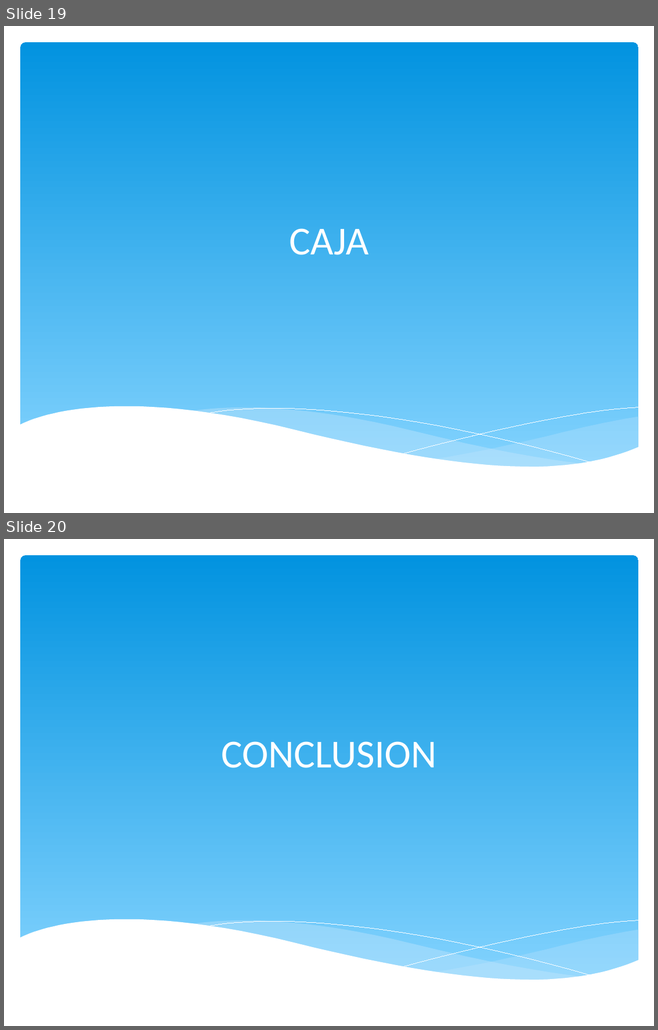
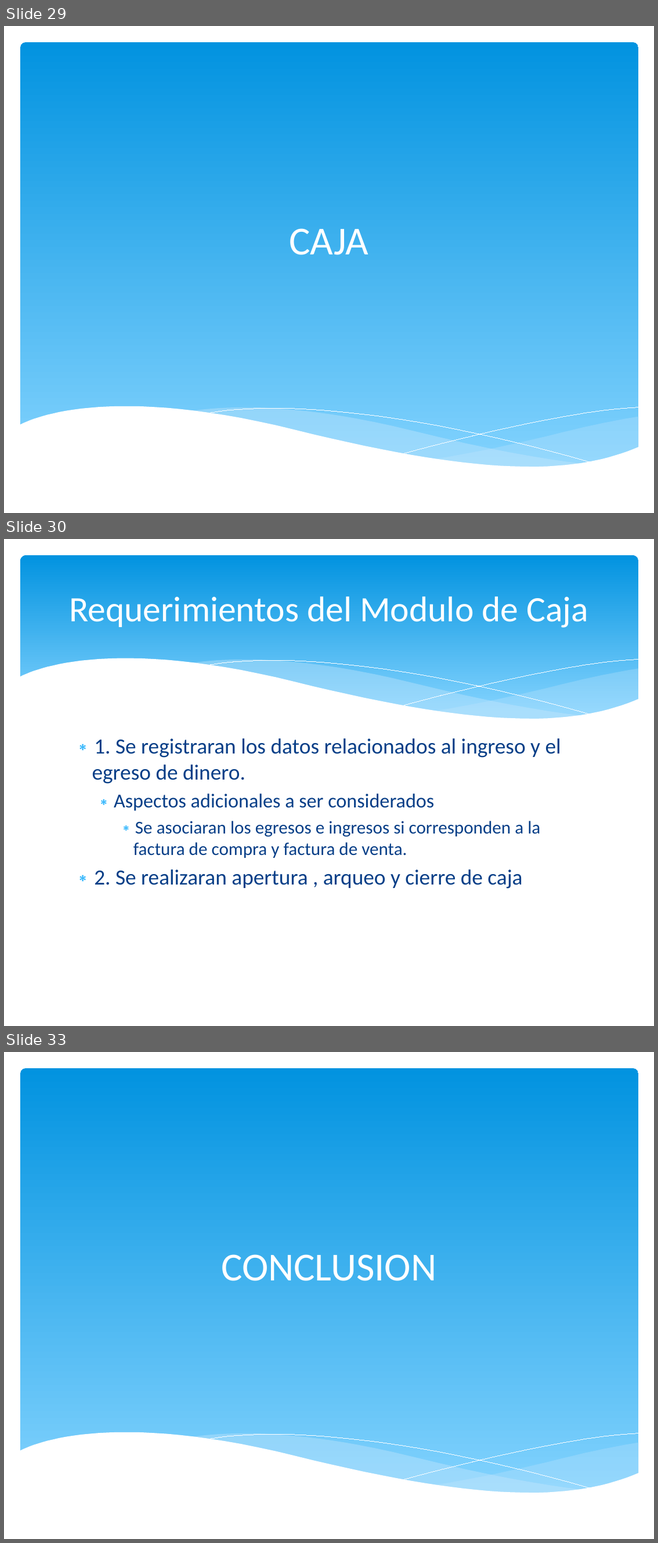
Before and after one commit to igodeveloper/infocomedor, a slide deck: presentacion/INFOCOMEDOR - PPT.pptx. Shown one above the other, each under a label of ours: slides 19 and 20 before the commit, slides 29, 30 and 33 after it; the slides between them are not shown. The pictures are 658x1030 and 658x1543 pixels, drawn with LibreOffice and Linux fonts; fonts in the diff are those of the drawing. Boxes give left, top, right and bottom in pixels: in the first picture for what was removed or moved away, otherwise in the second. Text is boxed around its words. In the diff, an @@ line names an element or a change of style, - is before the commit and + after.

```diff
--- a/presentacion/INFOCOMEDOR - PPT.pptx
+++ b/presentacion/INFOCOMEDOR - PPT.pptx
@@ slide 30 added at (4, 539, 654, 1026), background #FFFFFF @@
@@ rounded rectangle added at (20, 555, 638, 730), fill gradient #0293E0 to #83D3FE @@
@@ title added at (69, 596, 588, 628), 39.6 pt, text #FFFFFF @@
+Requerimientos del Modulo de Caja
@@ group added at (19, 658, 639, 752): 5 freeform shapes @@
@@ text added at (92, 739, 561, 889), 24 pt, text #073E87 @@
+∗ 1. Se registraran los datos relacionados al ingreso y el egreso de dinero.
+  ∗ Aspectos adicionales a ser considerados
+    ∗ Se asociaran los egresos e ingresos si corresponden a la factura de compra y factura de venta.
+∗ 2. Se realizaran apertura , arqueo y cierre de caja
@@ what was slide 19 is now slide 29 @@
@@ what was slide 20 is now slide 33 @@
```
Also in this commit, not shown: 12 other slides added.
